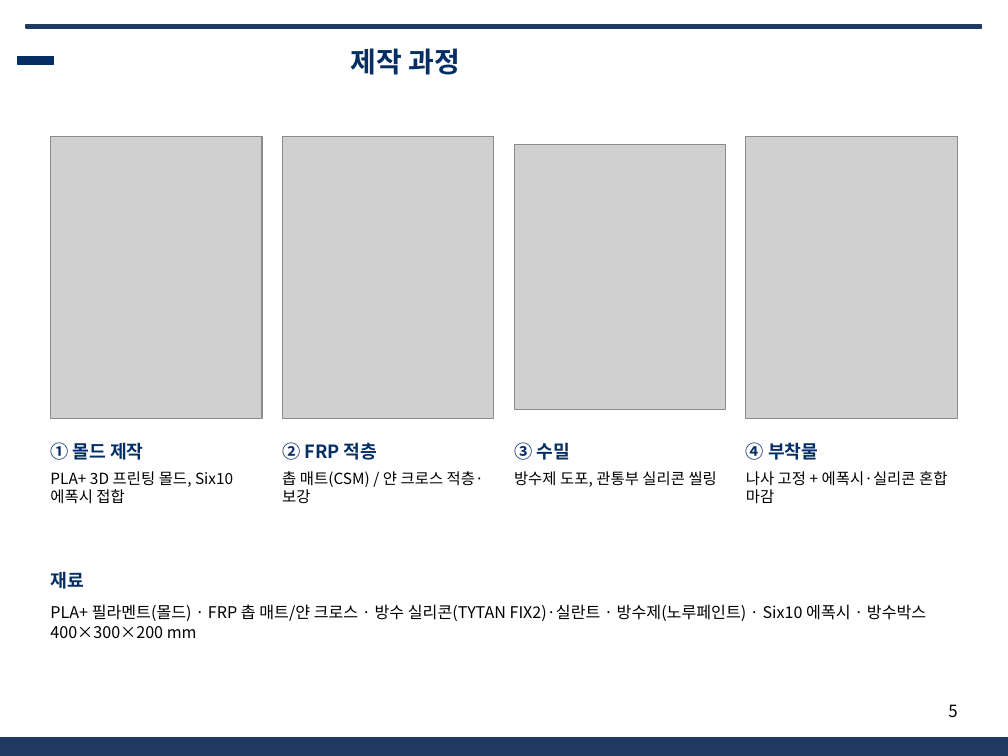
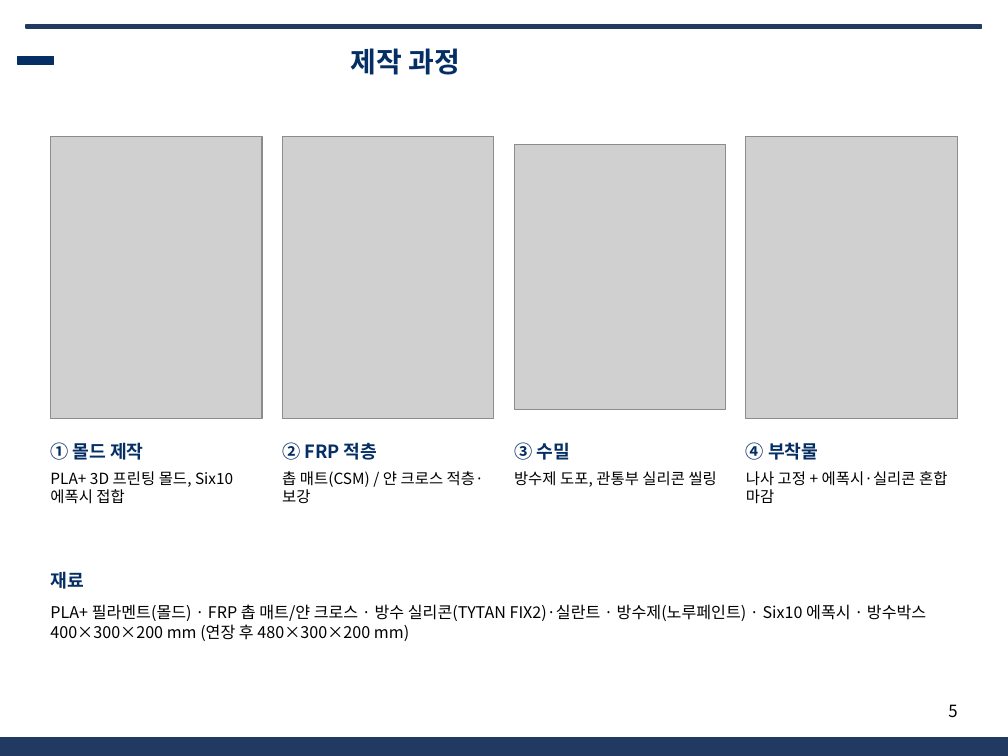
Before and after one commit to unmatsutake377-rgb/ros2_ws, a slide deck: slide 5 of docs/전달용/보고서_분담/발표자료_SSF_A.pptx. Drawn at 1008x756 pixels with LibreOffice and Linux fonts; fonts in the diff are those of the drawing; grey boxes stand for pictures; background and template pictures are left out. Boxes give left, top, right and bottom in pixels: in the first picture for what was removed or moved away, otherwise in the second. Text is boxed around its words. In the diff, an @@ line names an element or a change of style, - is before the commit and + after.

```diff
--- a/docs/전달용/보고서_분담/발표자료_SSF_A.pptx
+++ b/docs/전달용/보고서_분담/발표자료_SSF_A.pptx
@@ text at box(50, 604, 926, 641): text changed @@
-PLA+ 필라멘트(몰드) · FRP 촙 매트/얀 크로스 · 방수 실리콘(TYTAN FIX2)·실란트 · 방수제(노루페인트) · Six10 에폭시 · 방수박스 400×300×200 mm
+PLA+ 필라멘트(몰드) · FRP 촙 매트/얀 크로스 · 방수 실리콘(TYTAN FIX2)·실란트 · 방수제(노루페인트) · Six10 에폭시 · 방수박스 400×300×200 mm (연장 후 480×300×200 mm)
```
Also in this commit, not shown: 7 other files.
